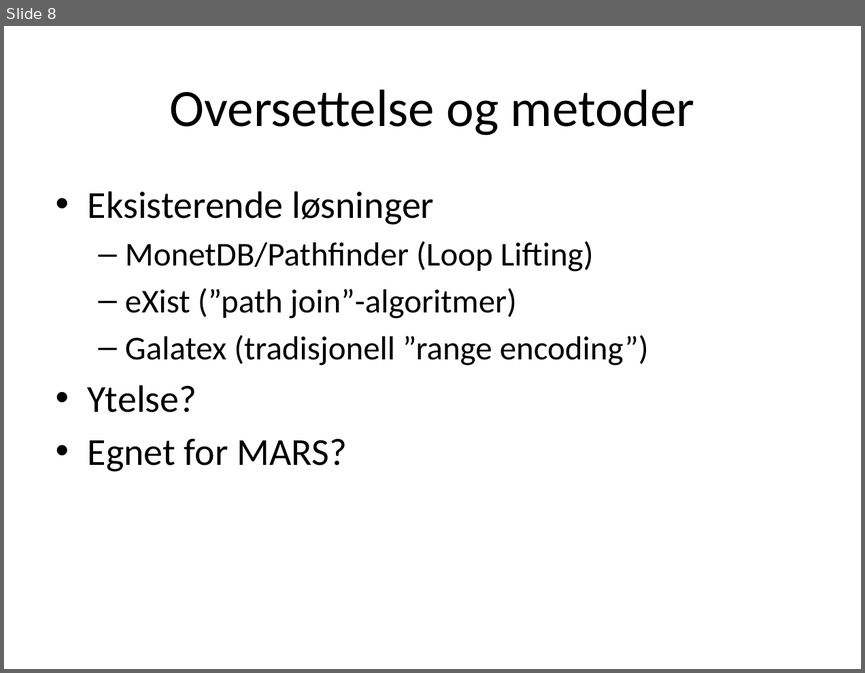
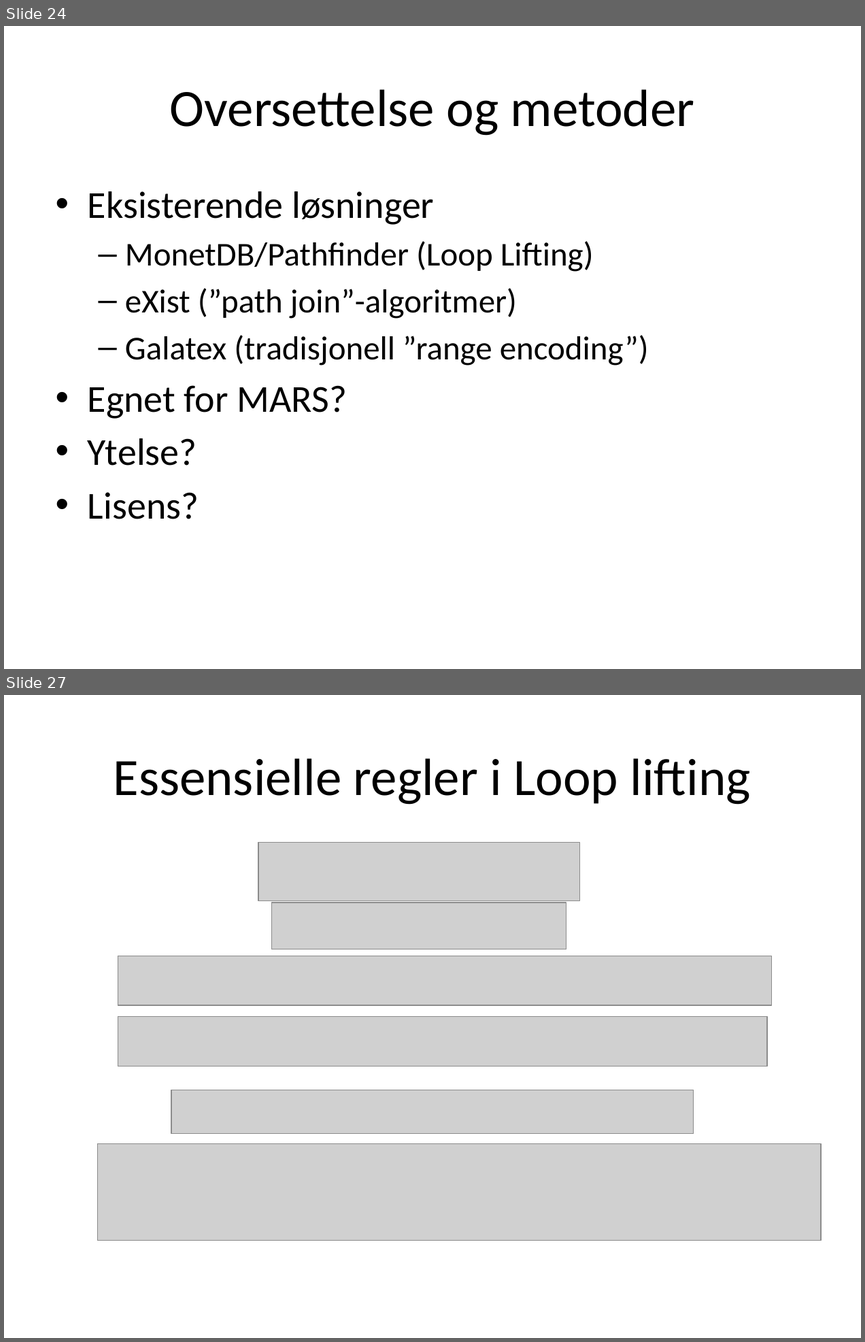
Before and after one commit to andrerav/xqft-parser, a slide deck: XQuery og relasjonell algebra.pptx. Shown one above the other, each under a label of ours: slide 8 before the commit, slides 24 and 27 after it; the slides between them are not shown. The pictures are 865x673 and 865x1342 pixels, drawn with LibreOffice and Linux fonts; fonts in the diff are those of the drawing; grey boxes stand for pictures. Boxes give left, top, right and bottom in pixels: in the first picture for what was removed or moved away, otherwise in the second. Text is boxed around its words. In the diff, an @@ line names an element or a change of style, - is before the commit and + after.

```diff
--- a/XQuery og relasjonell algebra.pptx
+++ b/XQuery og relasjonell algebra.pptx
@@ slide 27 added at (x1=4, y1=695, x2=861, y2=1338), background #FFFFFF @@
@@ title added at (x1=113, y1=758, x2=751, y2=804), 44 pt, text #000000 @@
+Essensielle regler i Loop lifting
@@ picture added at (x1=258, y1=843, x2=580, y2=900) @@
@@ picture added at (x1=271, y1=902, x2=566, y2=949) @@
@@ picture added at (x1=118, y1=956, x2=772, y2=1005) @@
@@ picture added at (x1=118, y1=1016, x2=768, y2=1066) @@
@@ picture added at (x1=171, y1=1090, x2=693, y2=1134) @@
@@ picture added at (x1=97, y1=1143, x2=821, y2=1240) @@
@@ what was slide 8 is now slide 24 @@
@@ slide 24 changed as well @@
@@ text at (x1=88, y1=385, x2=347, y2=418): paragraph added @@
+• Egnet for MARS?
@@ text at (x1=88, y1=492, x2=198, y2=519): text changed @@
-• Egnet for MARS?
+• Lisens?
```
Also in this commit, not shown: 5 other slides changed, 21 other slides added.
